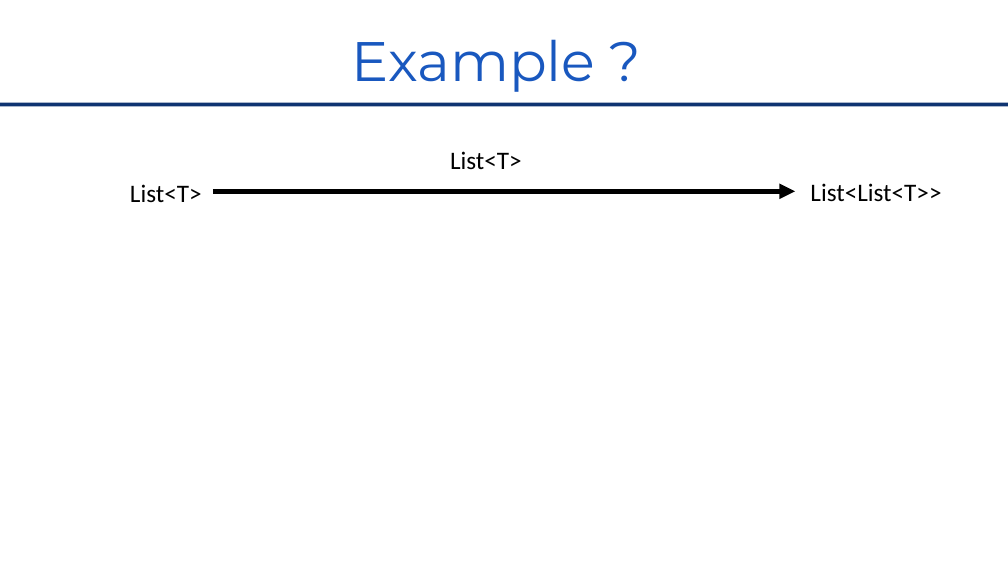
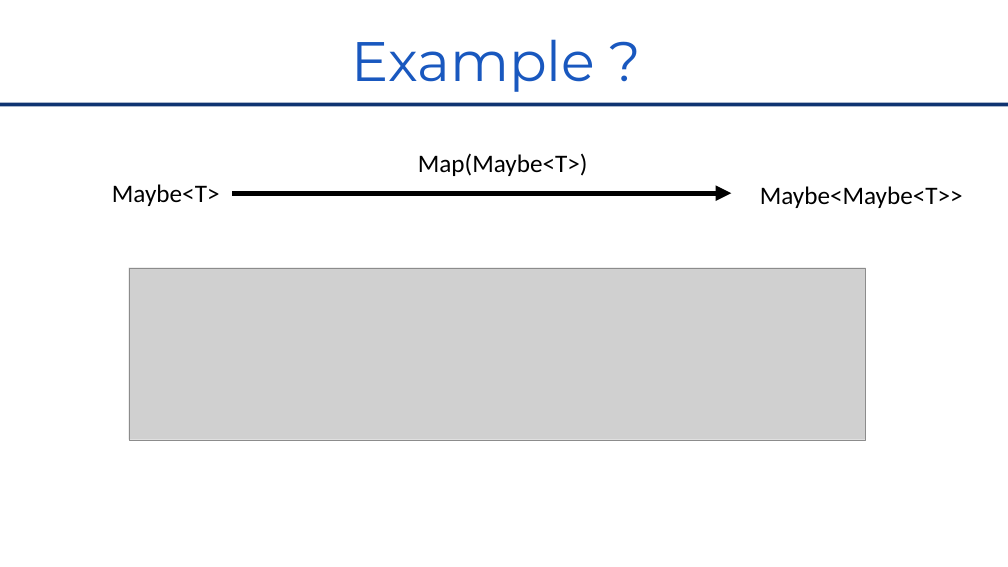
Before and after one commit to RomainTrm/CategoryTheoryYouAlreadyKnowIt, a slide deck: slide 37 of CategoryTheoryUniveristy_Devoxx_FR_2022.pptx (slide 36 before the commit). Drawn at 1008x567 pixels with LibreOffice and Linux fonts; fonts in the diff are those of the drawing; grey boxes stand for pictures; background and template pictures are left out. Boxes give left, top, right and bottom in pixels: in the first picture for what was removed or moved away, otherwise in the second. Text is boxed around its words. In the diff, an @@ line names an element or a change of style, - is before the commit and + after.

```diff
--- a/CategoryTheoryUniveristy_Devoxx_FR_2022.pptx
+++ b/CategoryTheoryUniveristy_Devoxx_FR_2022.pptx
@@ text at (418, 153, 588, 176): text changed @@
-List<T>
+Map(Maybe<T>)
@@ text at (112, 184, 220, 206): text changed @@
-List<T>
+Maybe<T>
@@ arrow moved from (213, 191) - (795, 191) to (232, 193) - (731, 193) @@
@@ text at (760, 186, 963, 208): text changed @@
-List<List<T>>
+Maybe<Maybe<T>>
@@ picture added at (129, 268, 866, 440) @@
```
Also in this commit, not shown: 9 other slides changed, 1 slide added, 18 other files.
